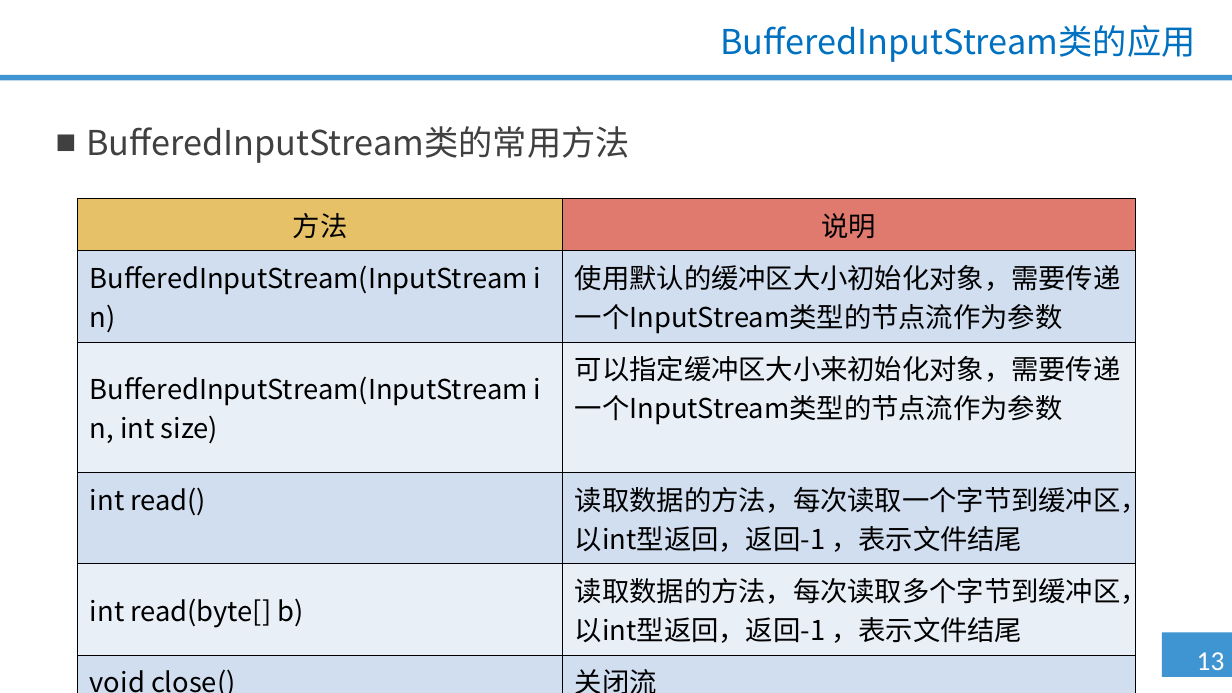
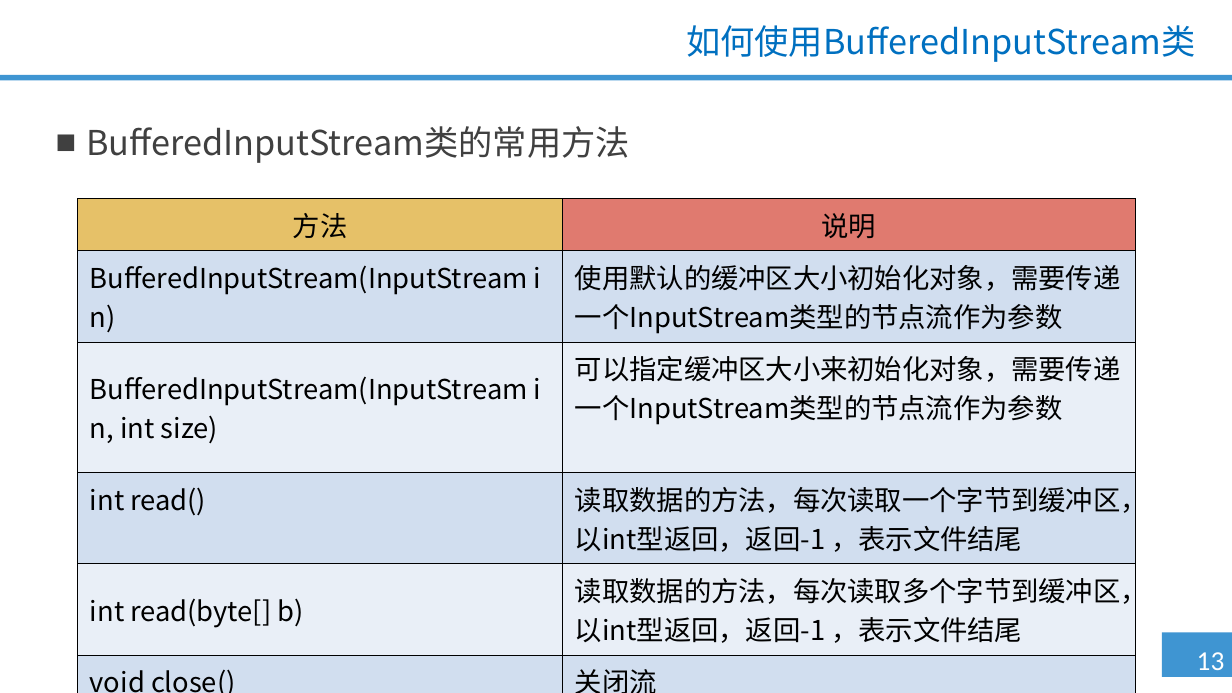
Before and after one commit to qzc70919700/--Java-, a slide deck: slide 13 of 第八单元 IO流（二）/1.0.0.0/PPT/第八单元 IO流（二）.pptx. Drawn at 1232x693 pixels with LibreOffice and Linux fonts; fonts in the diff are those of the drawing; background and template pictures are left out. Boxes give left, top, right and bottom in pixels: in the first picture for what was removed or moved away, otherwise in the second. Text is boxed around its words. In the diff, an @@ line names an element or a change of style, - is before the commit and + after.

```diff
--- a/第八单元 IO流（二）/1.0.0.0/PPT/第八单元 IO流（二）.pptx
+++ b/第八单元 IO流（二）/1.0.0.0/PPT/第八单元 IO流（二）.pptx
@@ title at bbox=[686, 25, 1195, 62]: text changed @@
-BufferedInputStream类的应用
+如何使用BufferedInputStream类
```
Also in this commit, not shown: 31 other slides changed, 1 other file.
